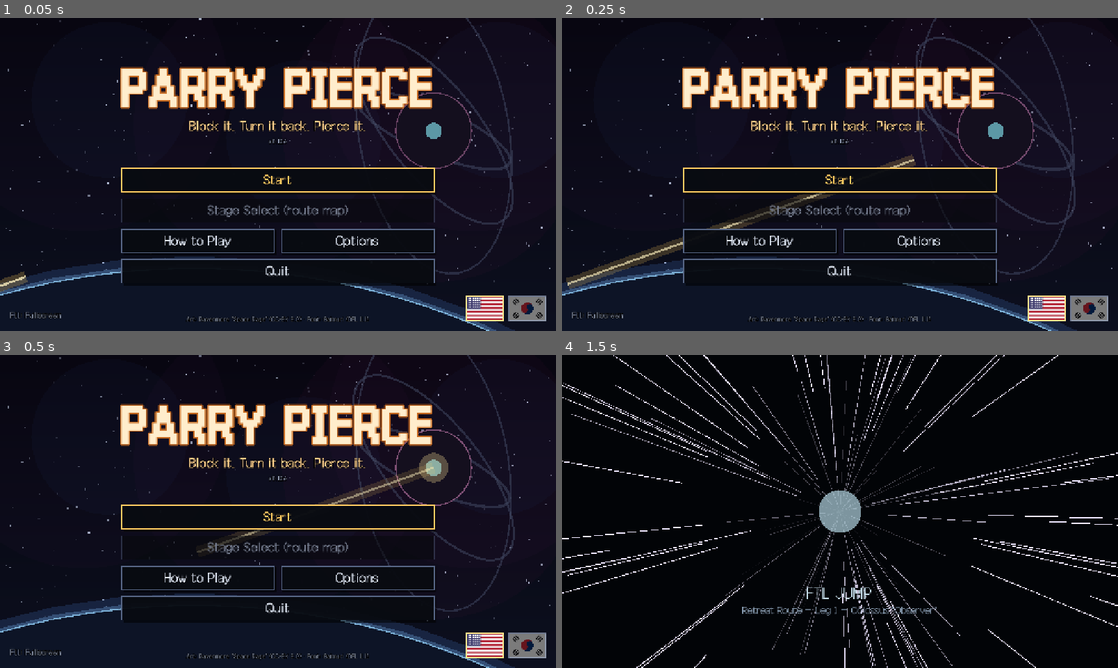
Above: before the commit, frames 1-4 (two rows, left to right).
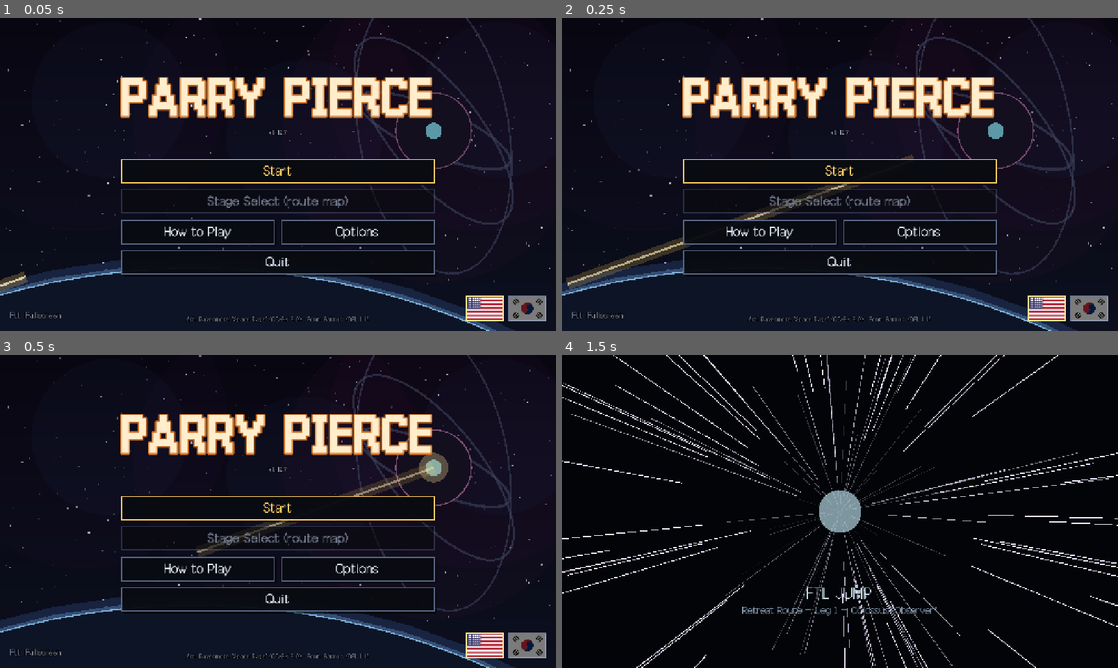
Above: after the commit, the same moments.

Repository: NeverB0re/parry-pierce
Game: Godot game, scene res://main.tscn
Two runs of this game, one before a commit and one after it. Both use one fixed random seed, a clock stepped at 60 frames per second and the inputs below.
Inputs (mouse positions are in pixels of both pictures, inside the frame that each line leads up to):
- Up to frame 1 (0.05 s): no input
- Up to frame 2 (0.25 s): no input
- Up to frame 3 (0.5 s): no input
- Up to frame 4 (1.5 s): click "Start" at 0.5 s; tap Enter at 1.25 s; move the mouse to (962, 495) at 1.27 s; hold Right from 1.28 s (still down); tap O at 1.35 s; click (962, 495) at 1.42 s

The runs differ from the first frame. In frame 1, 10% of the frame differs, in the area x 21-79%, y 15-86%; in frame 2, 11%; in frame 3, 11%; in frame 4, nothing differs.

Commit message:
v0.127: title tagline removed; itch package, title screenshot and devlog updated to v0.127
Co-Authored-By: Claude Opus 5.5 <noreply@anthropic.com>

Diff:
--- a/project.godot
+++ b/project.godot
@@ -11,7 +11,7 @@
 [application]
 
 config/name="Parry Pierce (prototype)"
-config/version="0.126"
+config/version="0.127"
 run/main_scene="res://main.tscn"
 config/features=PackedStringArray("4.7")
 config/icon="res://icon.png"
--- a/scripts/loc.gd
+++ b/scripts/loc.gd
@@ -99,7 +99,6 @@
 	"효과음": "Effects",
 	"항로도 — 퇴각 항로": "Route Map — Retreat Route",
 	"결계 위성": "Barrier Satellite",
-	"막고, 되돌리고, 꿰뚫어라": "Block it. Turn it back. Pierce it.",
 	"퇴각 항로 4구간 — 궤도": "Retreat Route — Leg 4 (Orbit)",
 	"동조 코어": "Sync Core",
 	"퍼펙트 회피에 성공하면 기체 둘레의 적 탄이 사라진다": "A Perfect Evade clears enemy bullets around your ship",
--- a/scripts/title_menu.gd
+++ b/scripts/title_menu.gd
@@ -109,7 +109,6 @@
 		t1.add_theme_color_override("font_outline_color", Color(0.85, 0.45, 0.12, 0.9))
 		t1.add_theme_constant_override("outline_size", 14)
 		box.add_child(t1)
-		box.add_child(_label(Loc.t("막고, 되돌리고, 꿰뚫어라"), 24, Color(1.0, 0.82, 0.55)))
 		var ver := str(ProjectSettings.get_setting("application/config/version", ""))
 		box.add_child(_label("v" + ver, 12, Color(0.7, 0.75, 0.85, 0.8)))
 		var gap := Control.new()
Binary file changed: itch/screenshots/01_title.png
Not shown, added: itch/DEVLOG_v0.127.md
Not shown, changed: itch/UPLOAD.md
